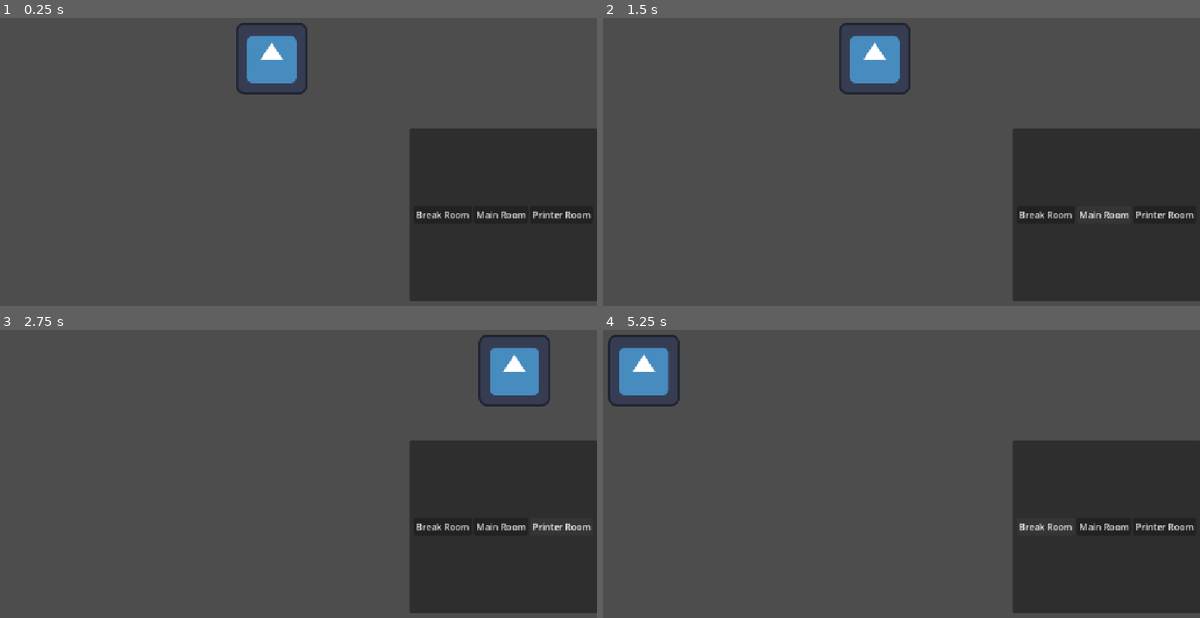
Above: before the commit, frames 1-4 (two rows, left to right).
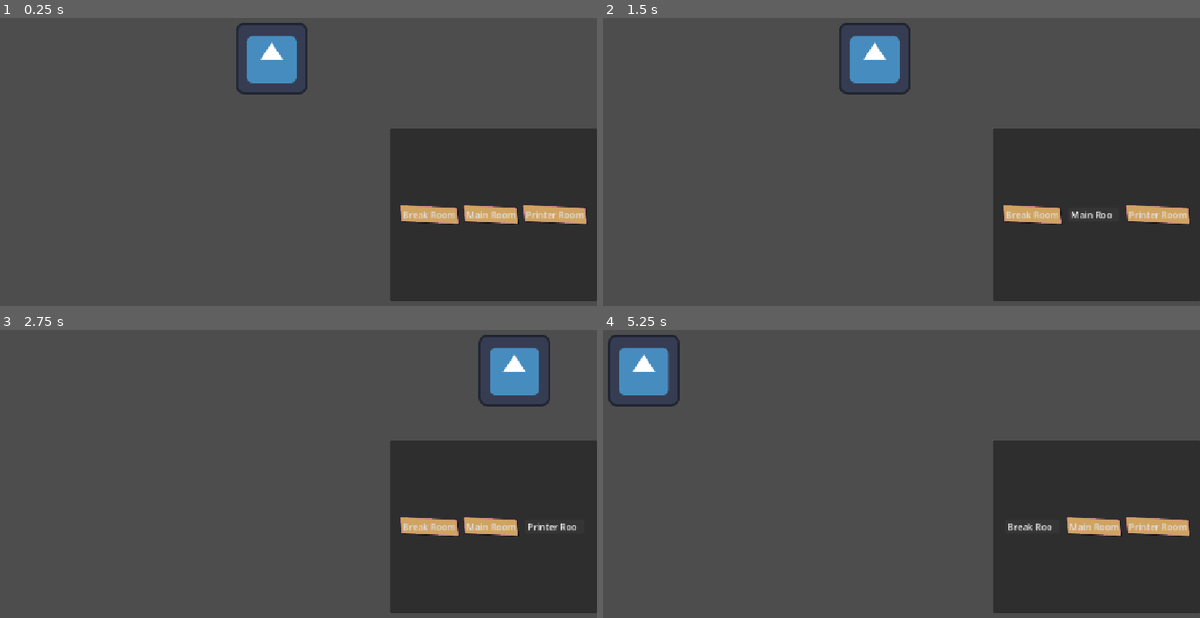
Above: after the commit, the same moments.

Repository: Pudding3160/cookie-jam
Game: Godot game, scene res://Ian/ian-test-scene.tscn
The game is run twice, just before and just after one commit, with the same random seed, the same clock (stepped at 60 frames per second) and the same inputs. The engine's default icon, where the game draws it, is replaced by a stand-in: a white triangle on a blue panel in a dark square.
Inputs:
- Up to frame 1 (0.25 s): no input
- Up to frame 2 (1.5 s): click "Break Room" at 0.5 s; click "Main Room" at 1.25 s
- Up to frame 3 (2.75 s): click "Printer Room" at 2 s
- Up to frame 4 (5.25 s): click "Break Room" at 2.75 s; click "Main Room" at 3.5 s; click "Printer Room" at 4.25 s; click "Break Room" at 5 s

The runs differ from the first frame. In frame 1, 3.5% of the frame differs, in the area x 65-100%, y 38-99%; in frame 2, 3.1%; in frame 3, 3.1%; in frame 4, 3.1%.

Commit message:
ui changes

Diff:
--- a/Scenes/Map/map-button.tscn
+++ b/Scenes/Map/map-button.tscn
@@ -2,7 +2,24 @@
 
 [ext_resource type="Script" uid="uid://bamvj5rhwejph" path="res://Code/Room logic/map_button.gd" id="1_rrrjr"]
 
+[sub_resource type="StyleBoxFlat" id="StyleBoxFlat_ip11r"]
+bg_color = Color(0.81367815, 0.63691616, 0.3816317, 1)
+skew = Vector2(-0.1, -0.05)
+border_width_left = 1
+border_width_top = 1
+border_width_right = 1
+border_width_bottom = 1
+border_color = Color(0.7839871, 0.5016535, 0.543319, 1)
+expand_margin_left = 2.0
+expand_margin_top = 2.0
+expand_margin_right = 2.0
+expand_margin_bottom = 2.0
+shadow_size = 1
+shadow_offset = Vector2(1, 1)
+
 [node name="MapButton" type="Button" unique_id=1795815701]
+theme_override_styles/normal = SubResource("StyleBoxFlat_ip11r")
+text = "lorem ipsum"
 script = ExtResource("1_rrrjr")
 metadata/_custom_type_script = "uid://bamvj5rhwejph"
 
--- a/Scenes/Map/room-map.tscn
+++ b/Scenes/Map/room-map.tscn
@@ -1,6 +1,6 @@
 [gd_scene format=3 uid="uid://bc3vnmvrs2dfu"]
 
-[ext_resource type="Script" uid="uid://bi4tjdksxotr2" path="res://Code/map.gd" id="1_ty474"]
+[ext_resource type="Script" uid="uid://bi4tjdksxotr2" path="res://Code/Room logic/map.gd" id="1_ty474"]
 [ext_resource type="PackedScene" uid="uid://dx7lyqdkc1cag" path="res://Scenes/Map/map-button.tscn" id="2_khby4"]
 [ext_resource type="PackedScene" uid="uid://nw7xrkfhy0rl" path="res://Scenes/Rooms/Break Room/break-room.tscn" id="3_ykypk"]
 [ext_resource type="PackedScene" uid="uid://bva74s7bqjmh8" path="res://Scenes/Rooms/Main Room/main-room.tscn" id="4_ip11r"]
@@ -15,7 +15,7 @@
 [node name="PanelContainer" type="PanelContainer" parent="." unique_id=1072561393]
 layout_mode = 1
 anchors_preset = -1
-offset_left = 819.0
+offset_left = 784.0
 offset_top = 288.305
 offset_right = 1152.0
 offset_bottom = 596.30383
@@ -29,6 +29,7 @@
 [node name="HBoxContainer" type="HBoxContainer" parent="PanelContainer/CenterContainer" unique_id=1334633745]
 custom_maximum_size = Vector2(-1, 50)
 layout_mode = 2
+theme_override_constants/separation = 16
 
 [node name="MapButton" parent="PanelContainer/CenterContainer/HBoxContainer" unique_id=1795815701 instance=ExtResource("2_khby4")]
 layout_mode = 2
--- a/Scenes/Rooms/Break Room/break-room.tscn
+++ b/Scenes/Rooms/Break Room/break-room.tscn
@@ -1,6 +1,6 @@
 [gd_scene format=3 uid="uid://nw7xrkfhy0rl"]
 
-[ext_resource type="Script" uid="uid://u5wkdcr1hrfx" path="res://Code/room.gd" id="1_vmq3a"]
+[ext_resource type="Script" uid="uid://u5wkdcr1hrfx" path="res://Code/Room logic/room.gd" id="1_vmq3a"]
 [ext_resource type="Texture2D" uid="uid://csjc1fetaltla" path="res://icon.svg" id="2_hrqom"]
 
 [node name="BreakRoom" type="Node2D" unique_id=17511725]
--- a/Scenes/Rooms/Main Room/main-room.tscn
+++ b/Scenes/Rooms/Main Room/main-room.tscn
@@ -1,6 +1,6 @@
 [gd_scene format=3 uid="uid://bva74s7bqjmh8"]
 
-[ext_resource type="Script" uid="uid://u5wkdcr1hrfx" path="res://Code/room.gd" id="1_o43up"]
+[ext_resource type="Script" uid="uid://u5wkdcr1hrfx" path="res://Code/Room logic/room.gd" id="1_o43up"]
 [ext_resource type="Texture2D" uid="uid://csjc1fetaltla" path="res://icon.svg" id="2_r8pm5"]
 
 [node name="MainRoom" type="Node2D" unique_id=2075280996]
--- a/Scenes/Rooms/Printer Room/printer-room.tscn
+++ b/Scenes/Rooms/Printer Room/printer-room.tscn
@@ -1,6 +1,6 @@
 [gd_scene format=3 uid="uid://qfla867405x7"]
 
-[ext_resource type="Script" uid="uid://u5wkdcr1hrfx" path="res://Code/room.gd" id="1_uugk4"]
+[ext_resource type="Script" uid="uid://u5wkdcr1hrfx" path="res://Code/Room logic/room.gd" id="1_uugk4"]
 [ext_resource type="Texture2D" uid="uid://csjc1fetaltla" path="res://icon.svg" id="2_6qvsm"]
 
 [node name="ServerRoom" type="Node2D" unique_id=60660254]
Renamed: Code/map.gd -> Code/Room logic/map.gd
Renamed: Code/map.gd.uid -> Code/Room logic/map.gd.uid
Renamed: Code/room.gd -> Code/Room logic/room.gd
Renamed: Code/room.gd.uid -> Code/Room logic/room.gd.uid
Renamed: Code/rooms_enum.gd -> Code/Room logic/rooms_enum.gd
Renamed: Code/rooms_enum.gd.uid -> Code/Room logic/rooms_enum.gd.uid
Binary file added: Sprites/UI/Xbutton1.png
Not shown, added: Sprites/UI/Xbutton1.png.import
Binary file added: Sprites/UI/Xbutton2.png
Not shown, added: Sprites/UI/Xbutton2.png.import
Binary file added: Sprites/UI/cookiejamUIb1.png
Not shown, added: Sprites/UI/cookiejamUIb1.png.import
(and 2 more such lines)
